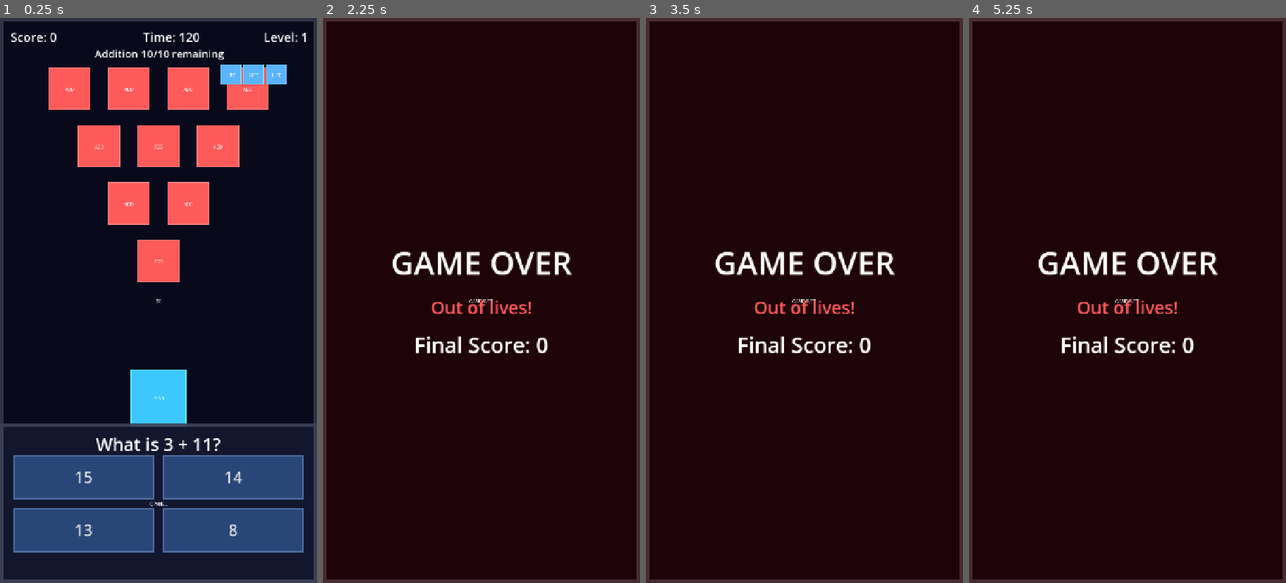
Above: before the commit, frames 1-4 (left to right).
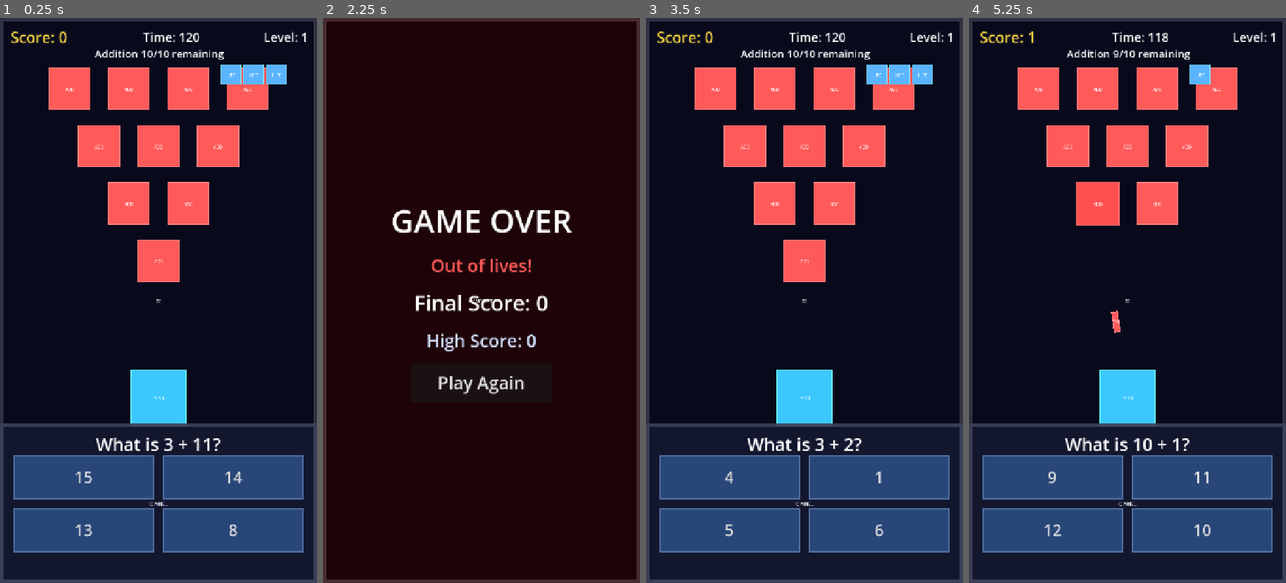
Above: after the commit, the same moments.

Repository: rajeshja/Math-Invaders-SDD
Game: Godot game, scene res://scenes/main.tscn
Two runs of this game, one before a commit and one after it. Both use one fixed random seed, a clock stepped at 60 frames per second and the inputs below.
Inputs (mouse positions are in pixels of both pictures, inside the frame that each line leads up to):
- Up to frame 1 (0.25 s): no input
- Up to frame 2 (2.25 s): click "15" at 0.5 s; click "10" at 1.25 s; click "7" at 2 s
- Up to frame 3 (3.5 s): click (804, 385) at 2.75 s, where only the run after the commit has a clickable "Play Again"
- Up to frame 4 (5.25 s): click (1051, 475) at 3.5 s, where only the run after the commit has a clickable "4"; click (1203, 475) at 4.25 s, where only the run after the commit has a clickable "9"; click (1203, 475) at 5 s, where only the run after the commit has a clickable "2"

The runs differ from the first frame. In frame 1, 0.2% of the frame differs, in the area x 3-22%, y 2-5%; in frame 2, 4.3%; in frame 3, 43%, in the area x 0-100%, y 2-100%; in frame 4, 42%.

Commit message:
Completed Phase 7.

Diff:
--- a/project.godot
+++ b/project.godot
@@ -20,6 +20,7 @@
 
 GameConfig="*res://scripts/game_config.gd"
 GameManager="*res://scripts/game_manager.gd"
+HighScoreManager="*res://scripts/high_score_manager.gd"
 
 [display]
 
--- a/scenes/game_over_overlay.tscn
+++ b/scenes/game_over_overlay.tscn
@@ -47,3 +47,17 @@
 theme_override_font_sizes/font_size = 48
 horizontal_alignment = 1
 text = "Final Score: 0"
+
+[node name="HighScoreLabel" type="Label" parent="Backdrop/Center/Rows"]
+layout_mode = 2
+theme_override_font_sizes/font_size = 40
+theme_override_colors/font_color = Color(0.82, 0.88, 1, 1)
+horizontal_alignment = 1
+text = "High Score: 0"
+
+[node name="PlayAgainButton" type="Button" parent="Backdrop/Center/Rows"]
+custom_minimum_size = Vector2(320, 88)
+layout_mode = 2
+size_flags_horizontal = 4
+theme_override_font_sizes/font_size = 40
+text = "Play Again"
--- a/scenes/hud.tscn
+++ b/scenes/hud.tscn
@@ -7,10 +7,13 @@
 
 [node name="ScoreLabel" type="Label" parent="."]
 offset_left = 24.0
-offset_top = 24.0
-offset_right = 260.0
-offset_bottom = 60.0
-theme_override_font_sizes/font_size = 28
+offset_top = 20.0
+offset_right = 320.0
+offset_bottom = 64.0
+theme_override_colors/font_color = Color(1, 0.84, 0.25, 1)
+theme_override_colors/font_outline_color = Color(0.04, 0.05, 0.12, 1)
+theme_override_constants/outline_size = 8
+theme_override_font_sizes/font_size = 34
 text = "Score: 0"
 
 [node name="LevelLabel" type="Label" parent="."]
--- a/scripts/game_over_overlay.gd
+++ b/scripts/game_over_overlay.gd
@@ -1,23 +1,45 @@
-## Full-screen Game Over overlay (Phase 4 FR4.8). Shown once when
-## GameManager emits game_over; displays the final score and a reason line
-## ("Out of lives!" in Phase 4 - "Time's up!" joins in Phase 5).
-##
-## Dumb display component: Main.gd maps GameManager.last_game_over_reason
-## to the reason text and calls show_game_over(). Game Over is a terminated
-## state until an explicit restart action, so there is no dismiss path here
-## (full Play Again wiring is deferred to Phase 7).
+## Full-screen Game Over overlay (Phase 4 FR4.8, extended in Phase 7).
+## Shown once when GameManager emits game_over; displays the final score, a
+## reason line ("Out of lives!" / "Time's up!"), and either a "New High
+## Score!" callout or the current persisted high score (FR7.6). The Play
+## Again button emits play_again_pressed; Main.restart_session() owns what
+## happens next - this overlay is a dumb display component.
 class_name GameOverOverlay
 extends CanvasLayer
 
+signal play_again_pressed
+
+const NEW_RECORD_COLOR := Color(1.0, 0.84, 0.25, 1.0)
+const HIGH_SCORE_COLOR := Color(0.82, 0.88, 1.0, 1.0)
+
 @onready var _score_label: Label = $Backdrop/Center/Rows/ScoreLabel
 @onready var _reason_label: Label = $Backdrop/Center/Rows/ReasonLabel
+@onready var _high_score_label: Label = $Backdrop/Center/Rows/HighScoreLabel
+@onready var _play_again_button: Button = $Backdrop/Center/Rows/PlayAgainButton
 
 
 func _ready() -> void:
 	visible = false
+	_play_again_button.pressed.connect(_on_play_again_pressed)
 
 
-func show_game_over(final_score: int, reason_text: String) -> void:
+## `new_record` is HighScoreManager.save_if_higher()'s return value and
+## `high_score` the persisted value read AFTER that call (FR7.5/FR7.6).
+func show_game_over(final_score: int, reason_text: String, new_record: bool, high_score: int) -> void:
 	_score_label.text = "Final Score: %d" % final_score
 	_reason_label.text = reason_text
+	if new_record:
+		_high_score_label.text = "New High Score!"
+		_high_score_label.add_theme_color_override("font_color", NEW_RECORD_COLOR)
+	else:
+		_high_score_label.text = "High Score: %d" % high_score
+		_high_score_label.add_theme_color_override("font_color", HIGH_SCORE_COLOR)
 	visible = true
+
+
+func hide_overlay() -> void:
+	visible = false
+
+
+func _on_play_again_pressed() -> void:
+	play_again_pressed.emit()
--- /dev/null
+++ b/scripts/high_score_manager.gd
@@ -0,0 +1,67 @@
+## Persists the single session high score to a small JSON file in user://
+## so the player's best result survives app restarts (Tech Stack §5/§7).
+##
+## Deliberately decoupled from GameManager (Phase 0 architecture note):
+## gameplay code calls save_if_higher() when a session ends; this autoload
+## never reads game state on its own. `save_path` is a settable property
+## purely so tests can redirect I/O away from the real save file (NFR7.1).
+extends Node
+
+const DEFAULT_SAVE_PATH := "user://highscore.json"
+const HIGH_SCORE_KEY := "high_score"
+
+var save_path: String = DEFAULT_SAVE_PATH
+var high_score: int = 0
+
+
+func _ready() -> void:
+	load_high_score()
+
+
+## Reads the persisted high score. A missing file (first run) or malformed
+## content falls back to 0 rather than raising an error (FR7.3/NFR7.2).
+func load_high_score() -> void:
+	high_score = 0
+	if not FileAccess.file_exists(save_path):
+		return
+
+	var file := FileAccess.open(save_path, FileAccess.READ)
+	if file == null:
+		push_warning("HighScoreManager: could not open %s for reading." % save_path)
+		return
+
+	var text := file.get_as_text()
+	file.close()
+	var json := JSON.new()
+	# Instance-level parse() returns an Error instead of printing one, keeping
+	# corrupt saves a silent fallback-to-zero rather than a runtime error.
+	if json.parse(text) != OK or typeof(json.data) != TYPE_DICTIONARY:
+		return
+
+	var value: Variant = json.data.get(HIGH_SCORE_KEY, 0)
+	if value is int or value is float:
+		high_score = max(0, int(value))
+
+
+func get_high_score() -> int:
+	return high_score
+
+
+## Records `score` only when it strictly exceeds the stored value, so a tie
+## is never reported as a new record (NFR7.3). Returns whether a new record
+## was set; nothing is written to disk otherwise.
+func save_if_higher(score: int) -> bool:
+	if score <= high_score:
+		return false
+	high_score = score
+	_write_save_file()
+	return true
+
+
+func _write_save_file() -> void:
+	var file := FileAccess.open(save_path, FileAccess.WRITE)
+	if file == null:
+		push_error("HighScoreManager: could not write %s." % save_path)
+		return
+	file.store_string(JSON.stringify({HIGH_SCORE_KEY: high_score}))
+	file.close()
--- a/scripts/level_manager.gd
+++ b/scripts/level_manager.gd
@@ -56,3 +56,14 @@
 	current_level += 1
 	start_level()
 	_level_clear_in_progress = false
+
+
+## Phase 7 FR7.9: returns the session to a freshly-launched state - Level 1,
+## the Level 1 difficulty, and a rebuilt base category sequence - before
+## spawning Wave 1 via start_level(). The caller (Main.restart_session) is
+## responsible for clearing stale nodes first; HighScoreManager is never
+## touched here (FR7.10).
+func reset_and_start() -> void:
+	current_level = 1
+	_level_clear_in_progress = false
+	start_level()
--- a/scripts/main.gd
+++ b/scripts/main.gd
@@ -18,12 +18,16 @@
 @onready var _hud: Hud = $HUD
 @onready var _question_panel: QuestionPanel = $QuestionPanel
 @onready var _wave_banner: WaveBanner = $WaveBanner
+@onready var _level_complete_banner: WaveBanner = $LevelCompleteBanner
 @onready var _game_over_overlay: GameOverOverlay = $GameOverOverlay
 @onready var _level_manager: LevelManager = $LevelManager
 
 var _current_question: Dictionary = {}
 var _accepting_input: bool = true
 var _attempt_tracker: RefCounted = QuestionAttemptTrackerScript.new()
+## Bumped by restart_session(); lets awaited wrong-answer continuations
+## detect that the session they belonged to is gone (NFR7.4).
+var _session_id: int = 0
 
 
 func _ready() -> void:
@@ -46,6 +50,7 @@
 	_wave_manager.wrong_answer.connect(_on_enemy_return_fire)
 
 	_question_panel.answer_selected.connect(_on_answer_selected)
+	_game_over_overlay.play_again_pressed.connect(restart_session)
 
 	_level_manager.start_level()
 
@@ -133,6 +138,7 @@
 ## Phase 4 lives system) will hook the same wrong_answer event and fly
 ## fully in parallel - question changes never wait on bullet travel.
 func _resolve_wrong_answer(button: Button) -> void:
+	var session_at_answer := _session_id
 	_question_panel.flash_wrong_answer(button)
 	_wave_manager.on_wrong_answer()
 	GameManager.lose_life()
@@ -144,12 +150,12 @@
 
 	if attempt_limit_reached:
 		await _question_panel.wait_wrong_feedback()
-		if GameManager.is_game_over():
+		if session_at_answer != _session_id or GameManager.is_game_over():
 			return
 		_wave_manager.regenerate_active_question()
 	else:
 		await _question_panel.wait_wrong_feedback()
-		if GameManager.is_game_over():
+		if session_at_answer != _session_id or GameManager.is_game_over():
 			return
 		_accepting_input = true
 		_question_panel.set_answer_buttons_enabled(true)
@@ -158,7 +164,38 @@
 func _on_game_over() -> void:
 	_accepting_input = false
 	_question_panel.set_answer_buttons_enabled(false)
-	_game_over_overlay.show_game_over(GameManager.score, _game_over_reason_text())
+	# FR7.5: the same listener that swaps in the Game Over screen records the
+	# final score with HighScoreManager; GameManager stays decoupled from it.
+	var new_record: bool = HighScoreManager.save_if_higher(GameManager.score)
+	_game_over_overlay.show_game_over(
+		GameManager.score,
+		_game_over_reason_text(),
+		new_record,
+		HighScoreManager.get_high_score())
+
+
+## Single coordinated restart entry point (FR7.8/FR7.9), called only by the
+## Game Over screen's Play Again button. Stale nodes and banner overlays are
+## cleared BEFORE the fresh Level 1/Wave 1 spawn, all within one call so the
+## two sessions never overlap on screen (NFR7.4). HighScoreManager is
+## deliberately NOT touched here (FR7.10): the persisted value carries
+## forward exactly as save_if_higher() left it.
+func restart_session() -> void:
+	_session_id += 1
+	_game_over_overlay.hide_overlay()
+	_wave_banner.hide_banner()
+	_level_complete_banner.hide_banner()
+	_clear_bullets()
+	_wave_manager.clear_all()
+	_current_question = {}
+	_attempt_tracker.reset_question()
+	GameManager.reset_session()
+	_level_manager.reset_and_start()
+
+
+func _clear_bullets() -> void:
+	for child in _bullets_container.get_children():
+		child.free()
 
 
 ## Maps GameManager's reason enum to the Game Over screen's reason line.
--- a/scripts/wave_banner.gd
+++ b/scripts/wave_banner.gd
@@ -23,6 +23,13 @@
 	_timer.start()
 
 
+## Immediate dismissal used by the session restart path (Phase 7 NFR7.4):
+## no banner from the previous session may outlive it.
+func hide_banner() -> void:
+	_timer.stop()
+	visible = false
+
+
 func _on_timeout() -> void:
 	visible = false
 	finished.emit()
--- a/scripts/wave_manager.gd
+++ b/scripts/wave_manager.gd
@@ -74,6 +74,20 @@
 func _ready() -> void:
 	if enemies_container == null and has_node("../GameWorld/Enemies"):
 		enemies_container = get_node("../GameWorld/Enemies")
+
+
+## Phase 7 FR7.9: wipes every remaining enemy and all wave bookkeeping so a
+## restarted session starts with no stale nodes or lingering state. Uses
+## free() (not queue_free()) for the same same-frame correctness as
+## _clear_container(): the fresh Wave 1 spawn follows synchronously within
+## Main.restart_session(), before anything renders (NFR7.4).
+func clear_all() -> void:
+	_pending_hit_enemies.clear()
+	_active_enemy = null
+	current_category = ""
+	enemies_remaining = 0
+	_sequence_index = -1
+	_clear_container()
 
 
 ## Starts (or restarts) a wave for the given category: clears any leftover
--- a/test/unit/test_game_manager.gd
+++ b/test/unit/test_game_manager.gd
@@ -205,3 +205,47 @@
 	assert_eq(manager.time_remaining, 90.0)
 	assert_eq(manager.game_state, manager.GameState.PLAYING)
 	assert_eq(manager.last_game_over_reason, manager.GameOverReason.NONE)
+
+
+## -- Phase 7: restart path --------------------------------------------------
+
+func test_reset_session_from_game_over_resets_score_lives_and_state() -> void:
+	ProjectSettings.set_setting(GameConfig.STARTING_LIVES_SETTING, 4)
+	manager.add_score(12)
+	manager.lose_life()
+	manager.lose_life()
+	manager.lose_life()
+	manager.lose_life()
+	assert_true(manager.is_game_over())
+	assert_eq(manager.score, 12)
+
+	manager.reset_session()
+
+	assert_eq(manager.score, 0)
+	assert_eq(manager.lives, 4)
+	assert_eq(manager.game_state, manager.GameState.PLAYING)
+	assert_false(manager.is_game_over())
+
+
+func test_reset_session_from_paused_resets_all_session_state() -> void:
+	manager.add_score(5)
+	manager.lose_life()
+	manager.game_state = manager.GameState.PAUSED
+
+	manager.reset_session()
+
+	assert_eq(manager.score, 0)
+	assert_eq(manager.lives, GameConfig.get_starting_lives())
+	assert_eq(manager.game_state, manager.GameState.PLAYING)
+
+
+func test_reset_session_emits_each_hud_signal_exactly_once() -> void:
+	var fresh: Node = GameManagerScript.new()
+	add_child_autofree(fresh)
+	watch_signals(fresh)
+
+	fresh.reset_session()
+
+	assert_signal_emit_count(fresh, "score_changed", 1)
+	assert_signal_emit_count(fresh, "lives_changed", 1)
+	assert_signal_emit_count(fresh, "time_changed", 1)
--- /dev/null
+++ b/test/unit/test_high_score_manager.gd
@@ -0,0 +1,131 @@
+## HighScoreManager unit tests (Phase 7).
+##
+## Every test redirects save_path into GUT's temp directory under user://
+## so the real user://highscore.json is never read or written (NFR7.1).
+extends GutTest
+
+const HighScoreManagerScript = preload("res://scripts/high_score_manager.gd")
+
+const REAL_SAVE_PATH := "user://highscore.json"
+const TEST_DIR := "user://gut_temp_directory/high_score_manager_test"
+const TEST_PATH := "user://gut_temp_directory/high_score_manager_test/highscore.json"
+
+var manager: Node
+
+
+func before_each() -> void:
+	DirAccess.make_dir_recursive_absolute(TEST_DIR)
+	_delete_test_file()
+	manager = HighScoreManagerScript.new()
+	manager.save_path = TEST_PATH
+
+
+func after_each() -> void:
+	_delete_test_file()
+	if is_instance_valid(manager):
+		manager.free()
+
+
+func _delete_test_file() -> void:
+	if FileAccess.file_exists(TEST_PATH):
+		DirAccess.remove_absolute(TEST_PATH)
+
+
+func _write_raw_save_file(content: String) -> void:
+	var file := FileAccess.open(TEST_PATH, FileAccess.WRITE)
+	file.store_string(content)
+	file.close()
+
+
+func test_missing_save_file_defaults_high_score_to_zero_without_error() -> void:
+	manager.load_high_score()
+
+	assert_eq(manager.get_high_score(), 0)
+
+
+func test_save_if_higher_updates_and_returns_true_on_strictly_greater_score() -> void:
+	assert_true(manager.save_if_higher(10))
+	assert_eq(manager.get_high_score(), 10)
+	assert_true(FileAccess.file_exists(TEST_PATH))
+
+
+func test_save_if_higher_rejects_lower_score() -> void:
+	manager.save_if_higher(10)
+
+	assert_false(manager.save_if_higher(9))
+	assert_eq(manager.get_high_score(), 10)
+
+
+func test_tie_does_not_count_as_a_new_record() -> void:
+	manager.save_if_higher(10)
+
+	# NFR7.3: exactly equal must not update or report a record.
+	assert_false(manager.save_if_higher(10))
+	assert_eq(manager.get_high_score(), 10)
+
+
+func test_negative_score_never_beats_the_default_of_zero() -> void:
+	assert_false(manager.save_if_higher(-5))
+	assert_eq(manager.get_high_score(), 0)
+
+
+func test_saved_value_round_trips_through_a_fresh_instance() -> void:
+	manager.save_if_higher(57)
+
+	var reloaded: Node = HighScoreManagerScript.new()
+	reloaded.save_path = TEST_PATH
+	reloaded.load_high_score()
+
+	assert_eq(reloaded.get_high_score(), 57)
+	reloaded.free()
+
+
+func test_second_higher_save_overwrites_previous_value() -> void:
+	manager.save_if_higher(20)
+
+	assert_true(manager.save_if_higher(35))
+
+	var reloaded: Node = HighScoreManagerScript.new()
+	reloaded.save_path = TEST_PATH
+	reloaded.load_high_score()
+
+	assert_eq(reloaded.get_high_score(), 35)
+	reloaded.free()
+
+
+func test_malformed_json_content_falls_back_to_zero_gracefully() -> void:
+	_write_raw_save_file("this is not json {")
+
+	manager.load_high_score()
+
+	assert_eq(manager.get_high_score(), 0)
+
+
+func test_non_dictionary_json_content_falls_back_to_zero_gracefully() -> void:
+	_write_raw_save_file("[1, 2, 3]")
+
+	manager.load_high_score()
+
+	assert_eq(manager.get_high_score(), 0)
+
+
+func test_dictionary_missing_key_or_wrong_type_falls_back_to_zero() -> void:
+	_write_raw_save_file(JSON.stringify({"other_key": 42}))
+	manager.load_high_score()
+	assert_eq(manager.get_high_score(), 0)
+
+	_write_raw_save_file(JSON.stringify({HighScoreManagerScript.HIGH_SCORE_KEY: "not a number"}))
+	manager.load_high_score()
+	assert_eq(manager.get_high_score(), 0)
+
+
+## Cross-cutting regression guard (Phase 7 Testing Plan): the suite above
+## must leave the real save file exactly as it was found - untouched by any
+## test double or fixture, confirming FR7.10 at the test level.
+func test_real_save_file_is_untouched_by_this_suite() -> void:
+	var existed_before := FileAccess.file_exists(REAL_SAVE_PATH)
+
+	manager.save_if_higher(12345)
+	assert_eq(manager.save_path, TEST_PATH)
+
+	assert_eq(FileAccess.file_exists(REAL_SAVE_PATH), existed_before)
--- /dev/null
+++ b/test/unit/test_level_manager.gd
@@ -0,0 +1,160 @@
+## LevelManager unit tests (Phase 6 behavior plus Phase 7's reset_and_start).
+##
+## WaveManager is replaced by a recording double so no real enemy/wave
+## scene tree is needed; GameManager/GameConfig remain the real autoloads,
+## with their shared state restored in after_each.
+extends GutTest
+
+const LevelManagerScript = preload("res://scripts/level_manager.gd")
+
+const BASE_SEQUENCE: Array[String] = [
+	"addition", "subtraction", "multiplication", "division"
+]
+
+
+class RecordingWaveManager extends Node:
+	var calls: Array = []
+
+	func set_category_sequence(sequence: Array[String]) -> void:
+		calls.append({"method": "set_category_sequence", "args": [sequence.duplicate()]})
+
+	func start_first_wave(wave_difficulty: int = -1) -> void:
+		calls.append({"method": "start_first_wave", "args": [wave_difficulty]})
+
+	func calls_for(method: String) -> Array:
+		return calls.filter(func(entry): return entry.method == method)
+
+
+var level_manager: Node
+var wave_stub: RecordingWaveManager
+
+
+func before_each() -> void:
+	ProjectSettings.set_setting(GameConfig.SECONDS_PER_WAVE_SETTING, 30.0)
+	ProjectSettings.set_setting(GameConfig.LEVEL_TIME_LIMIT_BY_LEVEL_SETTING, {})
+	GameManager.reset_session()
+	wave_stub = RecordingWaveManager.new()
+	level_manager = LevelManagerScript.new()
+	level_manager.wave_manager = wave_stub
+	add_child_autofree(level_manager)
+
+
+func after_each() -> void:
+	ProjectSettings.set_setting(GameConfig.SECONDS_PER_WAVE_SETTING, GameConfig.DEFAULT_SECONDS_PER_WAVE)
+	ProjectSettings.set_setting(GameConfig.LEVEL_TIME_LIMIT_BY_LEVEL_SETTING, {})
+	GameManager.reset_session()
+	if is_instance_valid(wave_stub):
+		wave_stub.free()
+
+
+func _advance_to_level(target_level: int) -> void:
+	while level_manager.current_level < target_level:
+		level_manager.on_all_waves_complete()
+
+
+func test_difficulty_formula_matches_max_one_level() -> void:
+	assert_eq(level_manager.difficulty_for_level(1), 1)
+	assert_eq(level_manager.difficulty_for_level(4), 4)
+	assert_eq(level_manager.difficulty_for_level(0), 1)
+
+
+func test_start_level_hands_base_sequence_then_starts_addition_wave() -> void:
+	level_manager.start_level()
+
+	var sequence_calls := wave_stub.calls_for("set_category_sequence")
+	var wave_calls := wave_stub.calls_for("start_first_wave")
+	assert_eq(sequence_calls.size(), 1)
+	assert_eq(wave_calls.size(), 1)
+	assert_eq(sequence_calls[0].args[0], BASE_SEQUENCE)
+	assert_eq(wave_calls[0].args[0], 1)
+	# The sequence hand-off must precede the wave spawn (Phase 6 step 3).
+	assert_lt(
+		wave_stub.calls.find(sequence_calls[0]),
+		wave_stub.calls.find(wave_calls[0]))
+
+
+func test_all_waves_complete_advances_exactly_one_level_per_call() -> void:
+	watch_signals(level_manager)
+
+	level_manager.on_all_waves_complete()
+	assert_eq(level_manager.current_level, 2)
+	level_manager.on_all_waves_complete()
+
+	assert_eq(level_manager.current_level, 3)
+	assert_eq(level_manager.difficulty, 3)
+	assert_signal_emit_count(level_manager, "level_changed", 2)
+
+
+func test_start_level_resolves_default_limit_as_waves_times_seconds_per_wave() -> void:
+	level_manager.start_level()
+
+	assert_eq(GameManager.level_time_limit, 120.0)
+	assert_eq(GameManager.time_remaining, 120.0)
+
+
+func test_per_level_time_override_applies_only_to_that_level() -> void:
+	ProjectSettings.set_setting(GameConfig.LEVEL_TIME_LIMIT_BY_LEVEL_SETTING, {2: 45.0})
+
+	level_manager.start_level()
+	assert_eq(GameManager.level_time_limit, 120.0)
+
+	level_manager.on_all_waves_complete()
+	assert_eq(level_manager.current_level, 2)
+	assert_eq(GameManager.level_time_limit, 45.0)
+
+
+func test_start_level_resets_lives_to_configured_value() -> void:
+	level_manager.start_level()
+	GameManager.take_damage(2)
+	assert_eq(GameManager.lives, 1)
+
+	level_manager.on_all_waves_complete()
+
+	assert_eq(GameManager.lives, GameConfig.get_starting_lives())
+
+
+## -- Phase 7: restart path -------------------------------------------------
+
+func test_reset_and_start_returns_to_level_1_difficulty_and_base_sequence() -> void:
+	_advance_to_level(4)
+	assert_eq(level_manager.current_level, 4)
+	assert_eq(level_manager.difficulty, 4)
+
+	level_manager.reset_and_start()
+
+	assert_eq(level_manager.current_level, 1)
+	assert_eq(level_manager.difficulty, 1)
+	assert_eq(level_manager.effective_tries_per_question, GameConfig.get_tries_per_question(1))
+	var sequence_calls := wave_stub.calls_for("set_category_sequence")
+	assert_eq(sequence_calls.back().args[0], BASE_SEQUENCE)
+	assert_eq(wave_stub.calls_for("start_first_wave").back().args[0], 1)
+
+
+func test_reset_and_start_reenables_level_advancement() -> void:
+	level_manager.on_all_waves_complete()
+	assert_eq(level_manager.current_level, 2)
+
+	level_manager.reset_and_start()
+	level_manager.on_all_waves_complete()
+
+	assert_eq(level_manager.current_level, 2)
+
+
+func test_reset_and_start_restores_level_1_timer_budget() -> void:
+	ProjectSettings.set_setting(GameConfig.LEVEL_TIME_LIMIT_BY_LEVEL_SETTING, {3: 33.0})
+	_advance_to_level(3)
+	assert_eq(GameManager.level_time_limit, 33.0)
+
+	level_manager.reset_and_start()
+
+	assert_eq(GameManager.level_time_limit, 120.0)
+	assert_eq(GameManager.time_remaining, 120.0)
+
+
+func test_reset_and_start_resets_lives_like_a_fresh_session() -> void:
+	_advance_to_level(2)
+	GameManager.take_damage(2)
+
+	level_manager.reset_and_start()
+
+	assert_eq(GameManager.lives, GameConfig.get_starting_lives())
Not shown, added: scripts/high_score_manager.gd.uid
Not shown, added: test/unit/test_high_score_manager.gd.uid
Not shown, added: test/unit/test_level_manager.gd.uid
Not shown, changed: AGENTS.md
